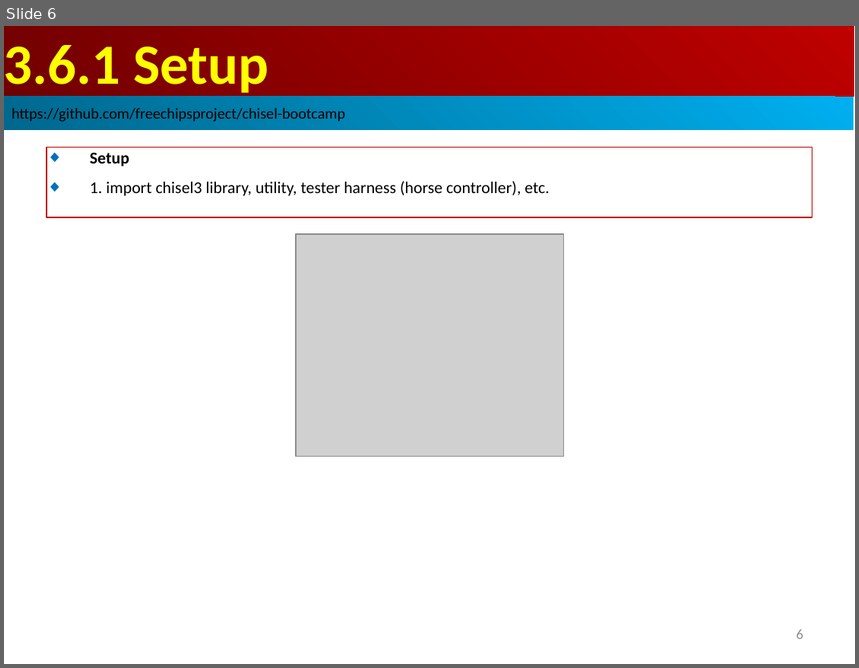
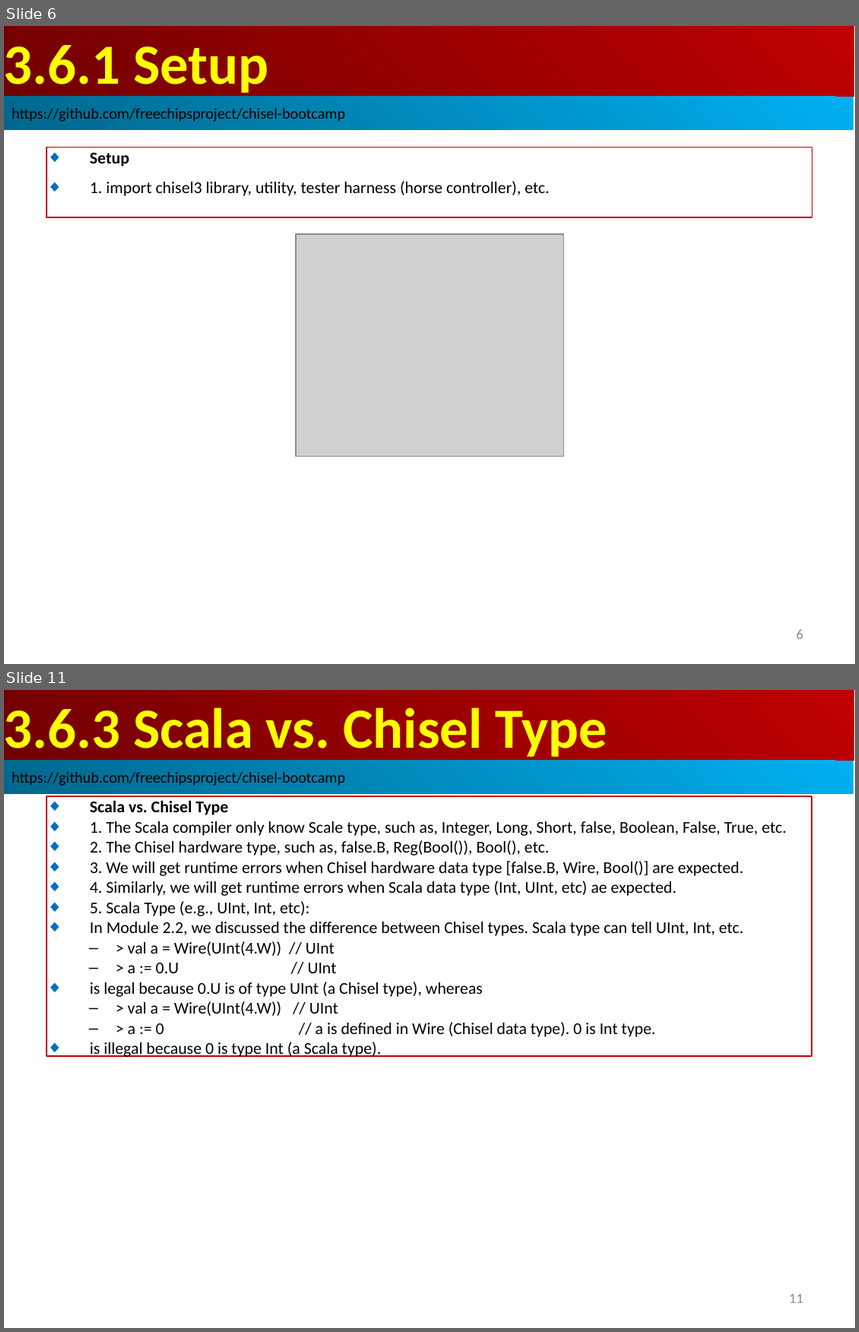
Before and after one commit to peterhchen/AIU_CS800_Chisel, a slide deck: 300_UCB_BC/003.6_Type/000_Video/003.6_Type.ppt. Shown one above the other, each under a label of ours: slide 6 before the commit, slides 6 and 11 after it; the slides between them are not shown. The pictures are 859x668 and 859x1332 pixels, drawn with LibreOffice and Linux fonts; fonts in the diff are those of the drawing; grey boxes stand for pictures. Boxes give left, top, right and bottom in pixels: in the first picture for what was removed or moved away, otherwise in the second. Text is boxed around its words. In the diff, an @@ line names an element or a change of style, - is before the commit and + after.

```diff
--- a/300_UCB_BC/003.6_Type/000_Video/003.6_Type.ppt
+++ b/300_UCB_BC/003.6_Type/000_Video/003.6_Type.ppt
@@ slide 11 added at (x1=4, y1=690, x2=855, y2=1328), background #FFFFFF @@
@@ rectangle added at (x1=4, y1=690, x2=854, y2=761), fill gradient #BF0000 to #710000, 48 pt, text #FFFF00, bold @@
+3.6.3 Scala vs. Chisel Type
@@ rectangle added at (x1=4, y1=761, x2=854, y2=794), fill gradient #00AFEF to #00688E, 13 pt, text #000000 @@
+https://github.com/freechipsproject/chisel-bootcamp
@@ rectangle added at (x1=47, y1=796, x2=812, y2=1056), outline #C00000 0.74 pt, 14 pt, text #000000 @@
+◆ Scala vs. Chisel Type
+◆ 1. The Scala compiler only know Scale type, such as, Integer, Long, Short, false, Boolean, False, True, etc.
+◆ 2. The Chisel hardware type, such as, false.B, Reg(Bool()), Bool(), etc.
+◆ 3. We will get runtime errors when Chisel hardware data type [false.B, Wire, Bool()] are expected.
+◆ 4. Similarly, we will get runtime errors when Scala data type (Int, UInt, etc) ae expected.
+◆ 5. Scala Type (e.g., UInt, Int, etc):
+◆ In Module 2.2, we discussed the difference between Chisel types. Scala type can tell UInt, Int, etc.
+  – > val a = Wire(UInt(4.W)) // UInt
+  – > a := 0.U // UInt
+◆ is legal because 0.U is of type UInt (a Chisel type), whereas
+  – > val a = Wire(UInt(4.W)) // UInt
+  – > a := 0 // a is defined in Wire (Chisel data type). 0 is Int type.
+◆ is illegal because 0 is type Int (a Scala type).
@@ page number added at (x1=789, y1=1294, x2=804, y2=1303), 12 pt, text #8B8B8B @@
+11
```
Also in this commit, not shown: 25 other slides added.
